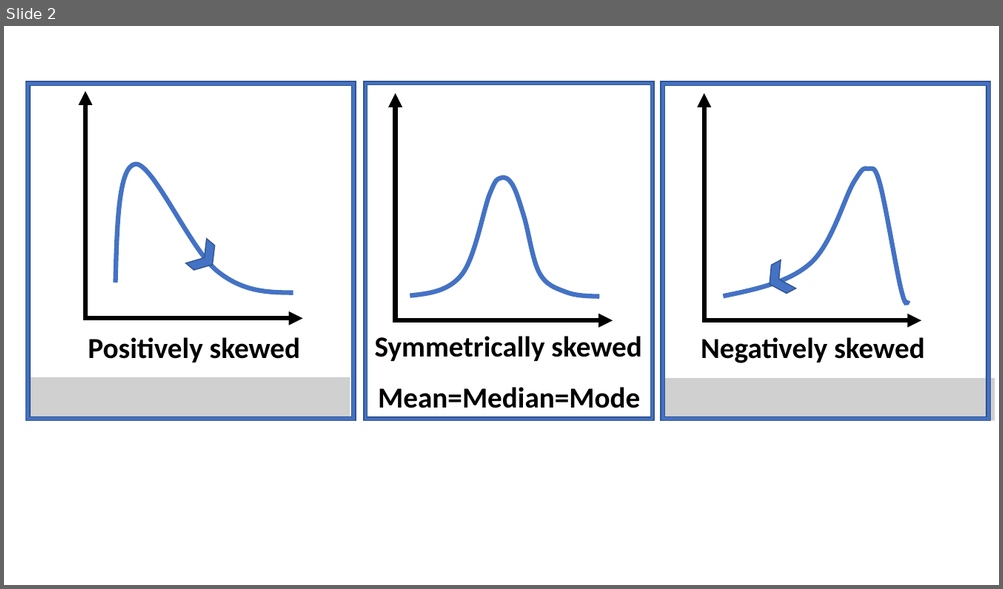
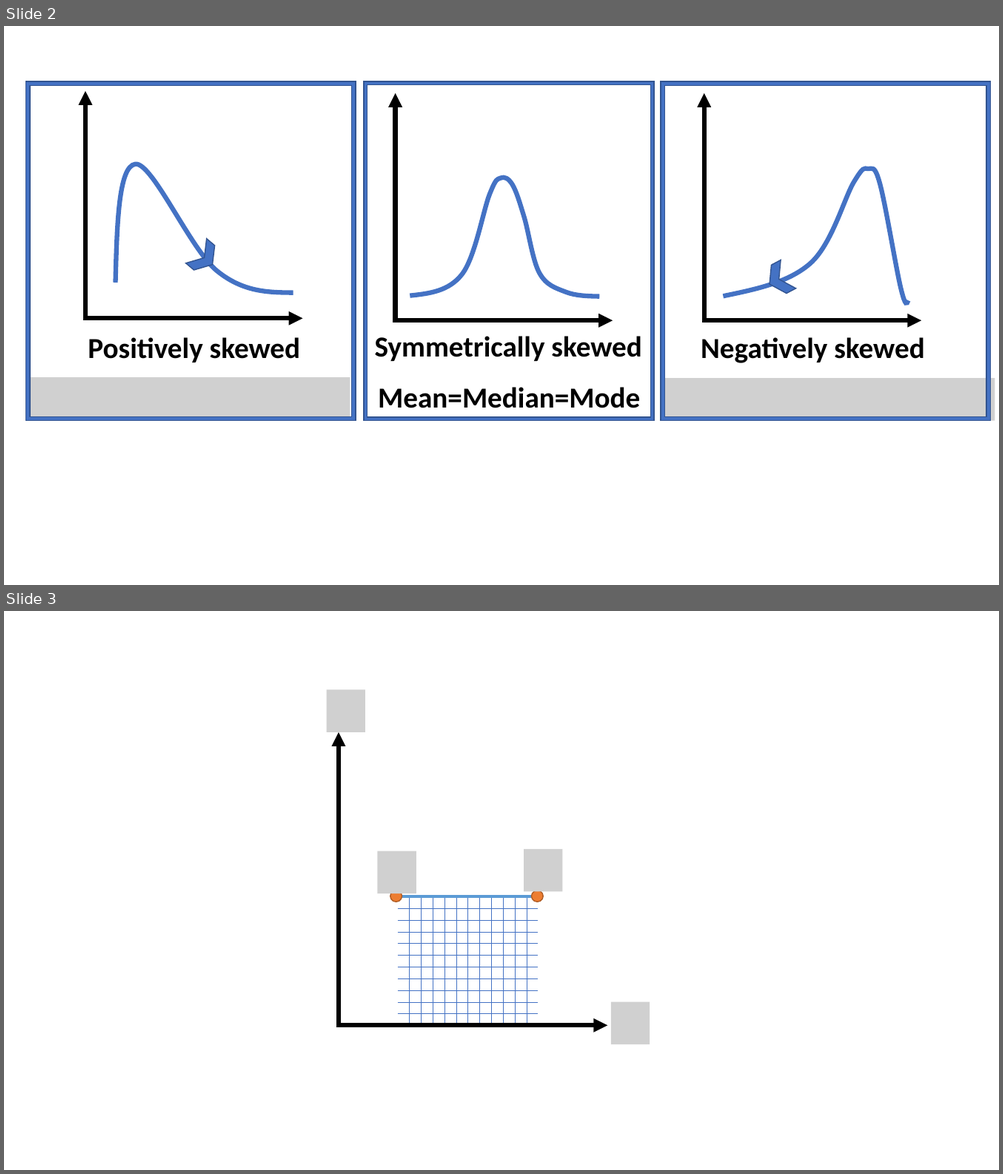
Before and after one commit to Kulasekaran-148/LATEX-Shortnotes-GATE, a slide deck: MATHEMATICS SHORTNOTES/MATHS Revision.pptx. Shown one above the other, each under a label of ours: slide 2 before the commit, slides 2 and 3 after it. The pictures are 1003x589 and 1003x1174 pixels, drawn with LibreOffice and Linux fonts; fonts in the diff are those of the drawing; grey boxes stand for pictures. Boxes give left, top, right and bottom in pixels: in the first picture for what was removed or moved away, otherwise in the second. Text is boxed around its words. In the diff, an @@ line names an element or a change of style, - is before the commit and + after.

```diff
--- a/MATHEMATICS SHORTNOTES/MATHS Revision.pptx
+++ b/MATHEMATICS SHORTNOTES/MATHS Revision.pptx
@@ slide 3 added at <box>4,611,999,1170</box>, background #FFFFFF @@
@@ picture added at <box>327,690,365,732</box> @@
@@ arrow added from (338, 1028) to (338, 732), #000000 4.5 pt @@
@@ picture added at <box>377,851,416,894</box> @@
@@ picture added at <box>524,849,563,891</box> @@
@@ ellipse added at <box>390,891,402,902</box>, fill #ED7D31, outline #AF5C24 1 pt @@
@@ line added from (396, 897) to (543, 897), #5B9BD5 3 pt @@
@@ rectangle added at <box>397,897,538,1024</box>, fill pattern #4472C4 on #FFFFFF @@
@@ ellipse added at <box>532,891,543,902</box>, fill #ED7D31, outline #AF5C24 1 pt @@
@@ picture added at <box>611,1002,649,1045</box> @@
@@ arrow added from (338, 1026) to (608, 1026), #000000 4.5 pt @@
```
Also in this commit, not shown: 2 other slides added, 5 other files.
